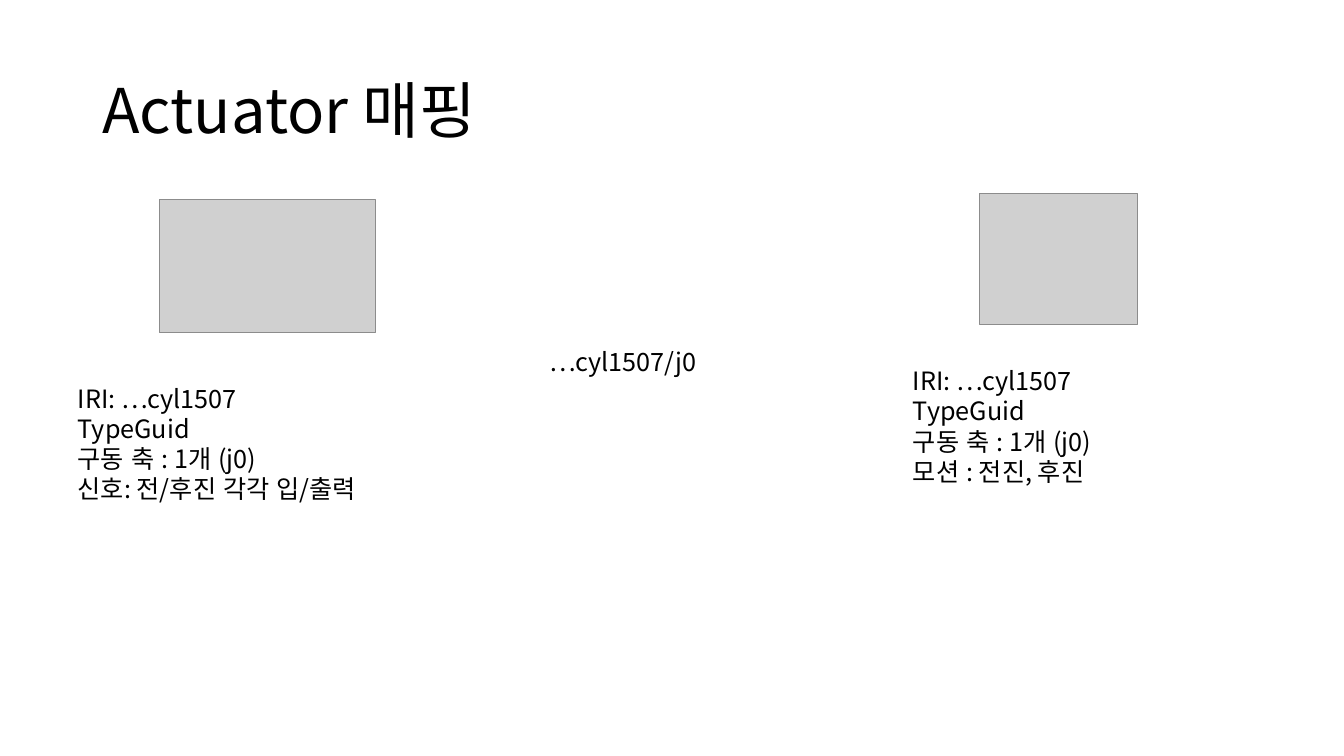
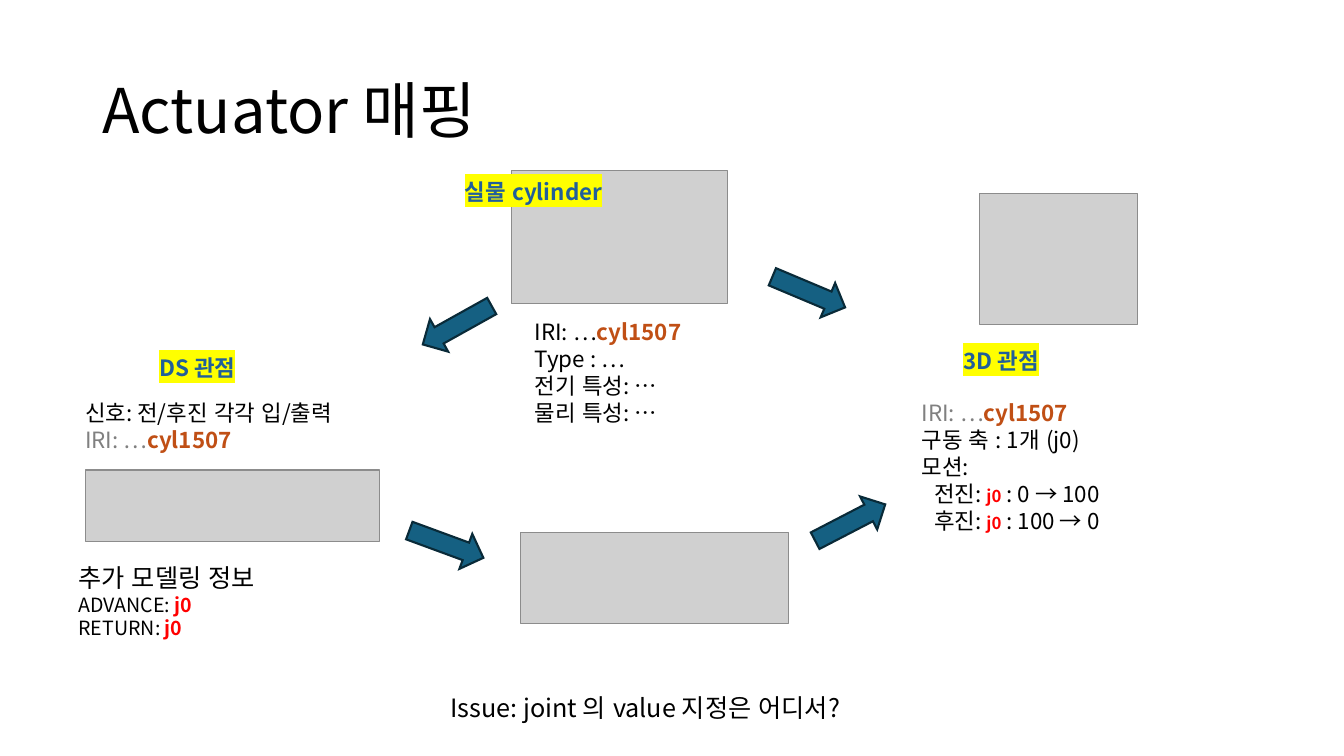
Before and after one commit to DualsoftDev/dsev2, a slide deck: slide 4 of docs/BackendServer.pptx. Drawn at 1344x756 pixels with LibreOffice and Linux fonts; fonts in the diff are those of the drawing; grey boxes stand for pictures. Boxes give left, top, right and bottom in pixels: in the first picture for what was removed or moved away, otherwise in the second. Text is boxed around its words. In the diff, an @@ line names an element or a change of style, - is before the commit and + after.

```diff
--- a/docs/BackendServer.pptx
+++ b/docs/BackendServer.pptx
@@ picture: place and size @@
-picture at [159, 200, 375, 333]
+picture at [511, 170, 727, 303]
@@ text added at [465, 181, 602, 205], 16 pt, text #215F9A, bold @@
+실물 cylinder
@@ right arrow added at [765, 259, 852, 324], fill #156082, outline #092A39 1.5 pt @@
@@ right arrow added at [414, 290, 501, 361], fill #156082, outline #092A39 1.5 pt @@
@@ text at [535, 322, 681, 423]: text changed; size 18 to 16 pt @@
-…cyl1507/j0
+IRI: …cyl1507
+Type : …
+전기 특성: …
+물리 특성: …
@@ text added at [159, 357, 235, 378], 16 pt, text #215F9A, bold @@
+DS 관점
@@ text added at [963, 350, 1039, 371], 16 pt, text #215F9A, bold @@
+3D 관점
@@ text "신호: 전/후진 각각 입/출력": place and size @@
-text "신호: 전/후진 각각 입/출력" at [78, 388, 356, 503]
+text "신호: 전/후진 각각 입/출력" at [85, 402, 331, 453]
@@ text at [78, 412, 356, 503]: paragraphs removed @@
-TypeGuid
-구동 축 : 1개 (j0)
-신호: 전/후진 각각 입/출력
@@ text at [85, 402, 331, 425]: paragraph added @@
+신호: 전/후진 각각 입/출력
@@ text "IRI: …cyl1507": place and size @@
-text "IRI: …cyl1507" at [913, 370, 1091, 486]
+text "IRI: …cyl1507" at [922, 403, 1099, 533]
@@ text at [913, 395, 1025, 426]: paragraph removed @@
-TypeGuid
@@ text at [922, 403, 1080, 454]: size 18 to 16 pt in "IRI: …cyl1507", "구동 축 : 1개 (j0)"; text colour #000000 to #808080 in "IRI: …cyl1507"; text colour #000000 to #C04F15, bold on in "…cyl1507" @@
@@ text at [85, 430, 232, 453]: size 18 to 16 pt, text colour #000000 to #808080 in "IRI: …cyl1507"; text colour #000000 to #C04F15, bold on in "…cyl1507" @@
@@ picture added at [86, 470, 379, 541] @@
@@ text at [922, 456, 1099, 533]: text changed; size 18 to 16 pt @@
-모션 : 전진, 후진
+모션:
+전진: j0 : 0 → 100
+후진: j0 : 100 → 0
@@ right arrow added at [806, 488, 893, 557], fill #156082, outline #092A39 1.5 pt @@
@@ right arrow added at [403, 513, 490, 575], fill #156082, outline #092A39 1.5 pt @@
@@ picture added at [521, 532, 789, 623] @@
@@ text added at [78, 566, 254, 640], 14 pt, text #000000 @@
+추가 모델링 정보
+ADVANCE: j0
+RETURN: j0
@@ text added at [450, 696, 840, 723], 18 pt, text #000000 @@
+Issue: joint 의 value 지정은 어디서?
```
Also in this commit, not shown: 3 other slides changed.
